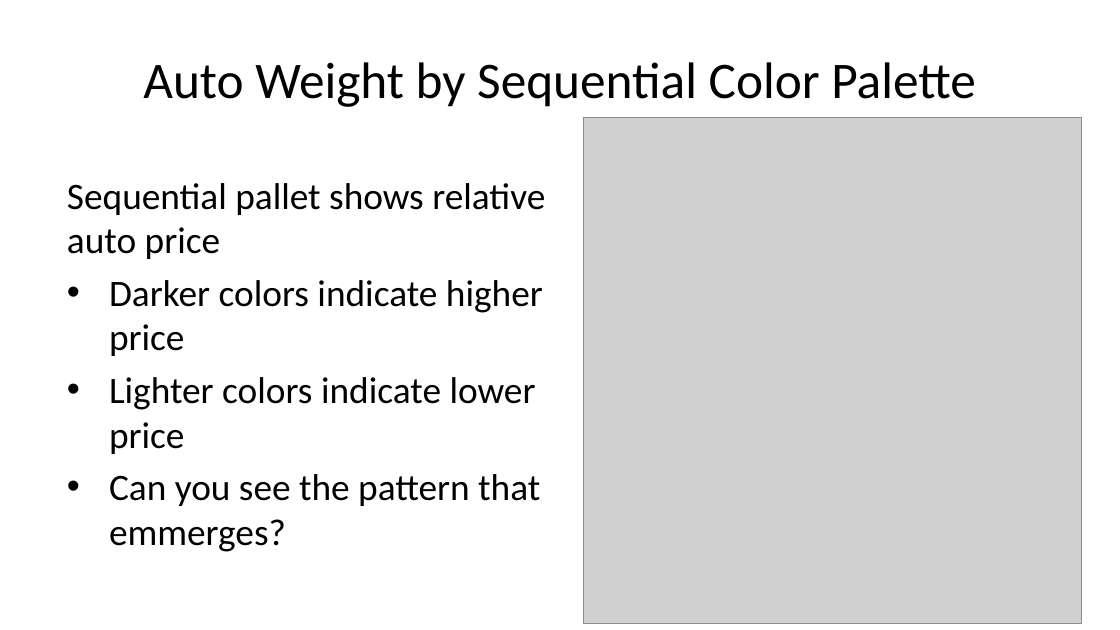
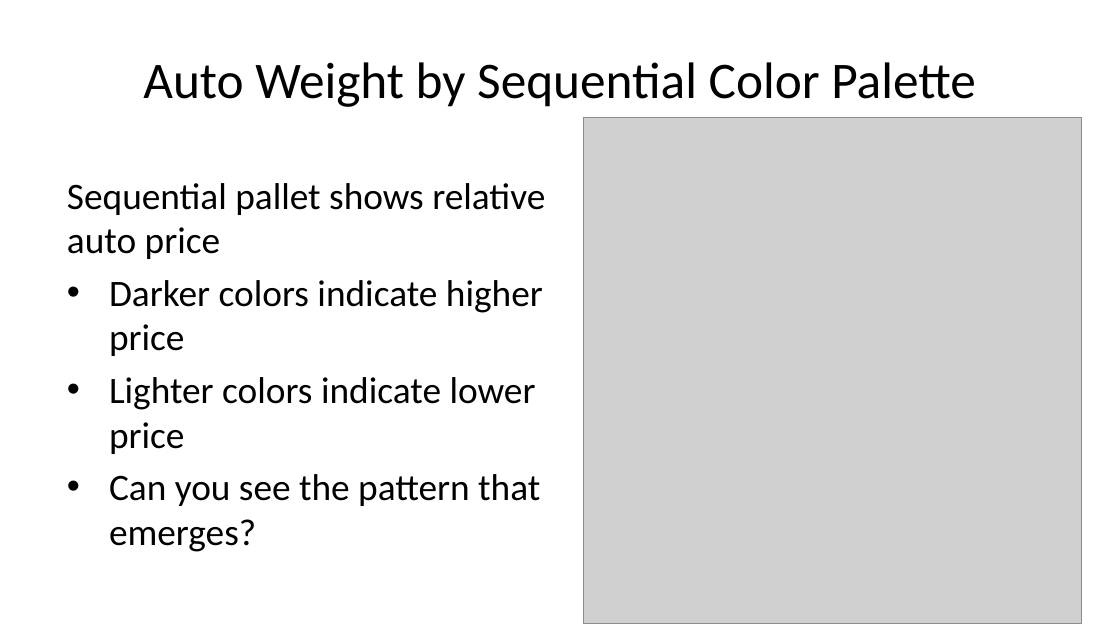
Before and after one commit to StephenElston/CSCI-E-83, a slide deck: slide 30 of LectureSlides/01_PreceptionForScientificVisualization.pptx. Drawn at 1120x630 pixels with LibreOffice and Linux fonts; fonts in the diff are those of the drawing; grey boxes stand for pictures. Boxes give left, top, right and bottom in pixels: in the first picture for what was removed or moved away, otherwise in the second. Text is boxed around its words. In the diff, an @@ line names an element or a change of style, - is before the commit and + after.

```diff
--- a/LectureSlides/01_PreceptionForScientificVisualization.pptx
+++ b/LectureSlides/01_PreceptionForScientificVisualization.pptx
@@ text at box(109, 474, 540, 552): text changed @@
-• Can you see the pattern that emmerges?
+• Can you see the pattern that emerges?
```
Also in this commit, not shown: 8 other slides changed, 1 slide added.
